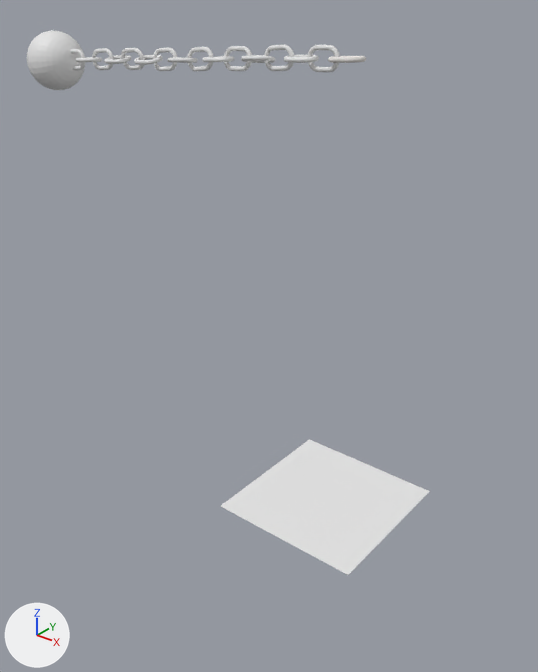
An edit to the Blender file files/chainsmasher.blend, drawn before and after from the same camera.
Camera for both pictures: a 50 mm camera at (41.1, -63.2, 58.9) aimed at (-10.5, 1.2, 19.0). The axes (+X, +Y, +Z) are drawn at lower left. The lights are the same throughout.
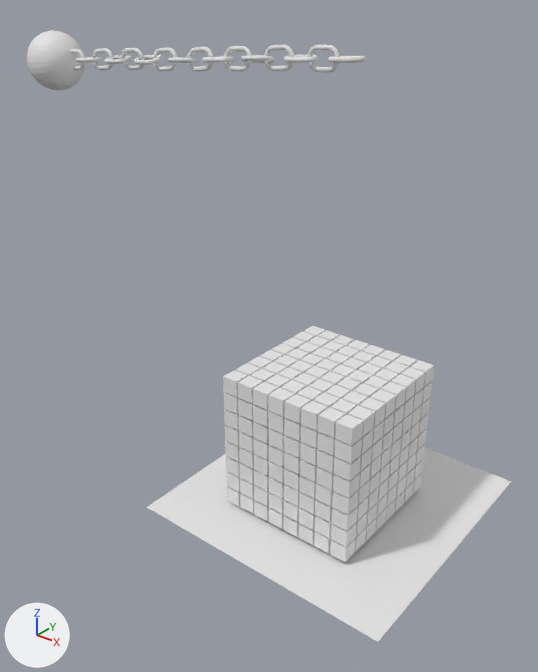
Commit message: Add cube 3d array of 8x8x8

Where the change shows, as pixel boxes (x1, y1, x2, y2) in the pictures (538 x 672 px):
'Plane', moved, rescaled: before (221, 439, 430, 575); after (147, 447, 511, 642)
'Cube', added: after (223, 326, 434, 562)

What changed in the scene script:
```text
Add me_cube_001:
    me_cube_001.from_pydata(...)  # a box spanning x -1.0..1.0, y -1.0..1.0, z -1.0..1.0
Change ob_plane:
    ob_plane.location: (-0.3, -0.1, 0.1) -> (-0.1, 1.3, 0.0)
    ob_plane.scale: (9.38, 9.38, 9.38) -> (16.5, 16.5, 16.5)
Add ob_cube:
    ob_cube = bpy.data.objects.new('Cube', me_cube_001)
    ob_cube.location = (-8.4, -7.5, 1.5)
    _m = ob_cube.modifiers.new('Array', 'ARRAY')
    _m.count = 8
    _m.constant_offset_displace = (0.0, 0.0, 0.0)
    _m.relative_offset_displace = (1.1, 0.0, 0.0)
    _m = ob_cube.modifiers.new('Array.001', 'ARRAY')
    _m.count = 8
    _m.constant_offset_displace = (0.0, 0.0, 0.0)
    _m.relative_offset_displace = (0.0, 1.1, 0.0)
    _m = ob_cube.modifiers.new('Array.002', 'ARRAY')
    _m.count = 8
    _m.constant_offset_displace = (0.0, 0.0, 0.0)
    _m.relative_offset_displace = (0.0, 0.0, 1.1)
```
